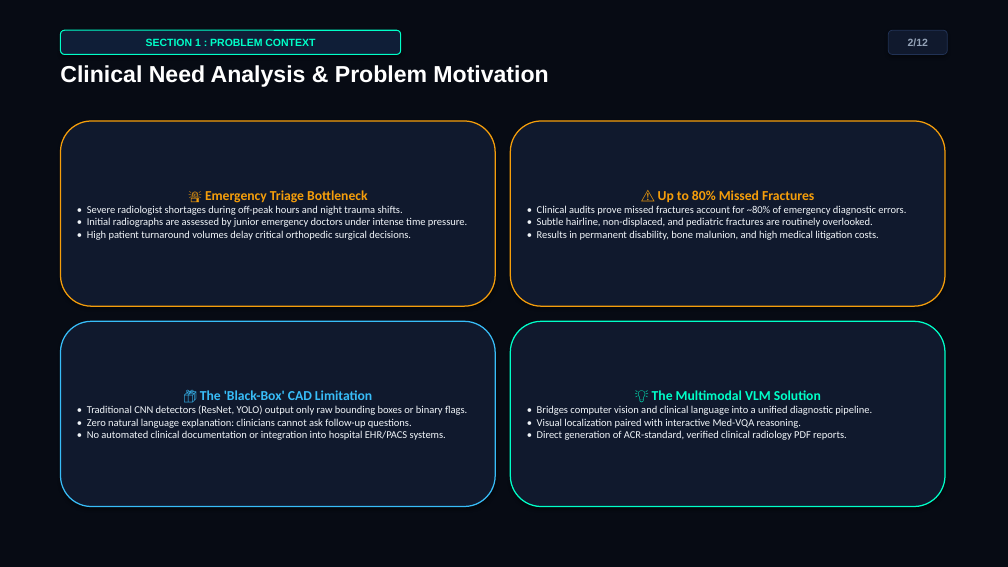
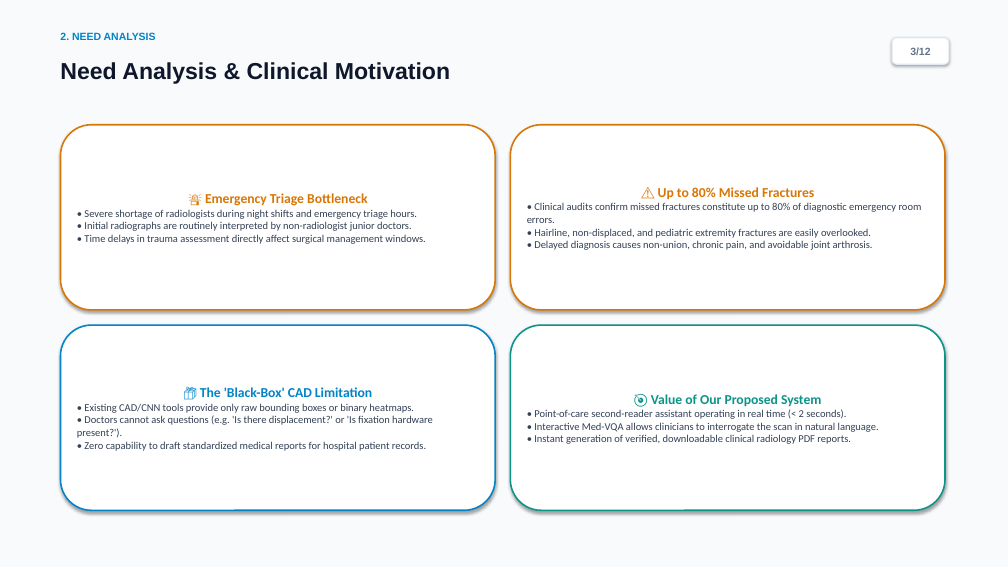
Before and after one commit to Sahanawaz233/medical-vlm-fracatlas, a slide deck: slide 3 of Review_1_Presentation.pptx (slide 2 before the commit). Drawn at 1008x567 pixels with LibreOffice and Linux fonts; fonts in the diff are those of the drawing. Boxes give left, top, right and bottom in pixels: in the first picture for what was removed or moved away, otherwise in the second. Text is boxed around its words. In the diff, an @@ line names an element or a change of style, - is before the commit and + after.

```diff
--- a/Review_1_Presentation.pptx
+++ b/Review_1_Presentation.pptx
@@ rectangle at [0,0,1008,567]: fill #070B14 to #F8FAFC @@
@@ rounded rectangle removed at [60,30,401,54] @@
-SECTION 1 : PROBLEM CONTEXT
@@ text added at [60,32,156,40], 10 pt, text #0284C7, bold @@
+2. NEED ANALYSIS
@@ rounded rectangle "3/12": place and size @@
-rounded rectangle "3/12" at [889,30,948,54]
+rounded rectangle "3/12" at [892,38,949,64]
@@ rounded rectangle "3/12" at [892,38,949,64]: fill #10192D to #FFFFFF; outline #213255 0.75 pt to #E2E8F0 1 pt @@
@@ text in rounded rectangle at [910,47,930,55]: text changed; text colour #94A3B8 to #64748B @@
-2/12
+3/12
@@ text at [60,62,450,84]: text changed; text colour #FFFFFF to #0F172A @@
-Clinical Need Analysis & Problem Motivation
+Need Analysis & Clinical Motivation
@@ rounded rectangle "🚨 Emergency Triage Bottleneck" at [60,125,495,310]: fill #10192D to #FFFFFF; outline #F59E0B 1.2 pt to #D97706 1.5 pt @@
@@ rounded rectangle "⚠️ Up to 80% Missed ..." at [510,125,945,310]: fill #10192D to #FFFFFF; outline #F59E0B 1.2 pt to #D97706 1.5 pt @@
@@ text in rounded rectangle at [84,209,426,244]: text changed; text colour #F1F5F9 to #334155 @@
-• Severe radiologist shortages during off-peak hours and night trauma shifts.
-• Initial radiographs are assessed by junior emergency doctors under intense time pressure.
-• High patient turnaround volumes delay critical orthopedic surgical decisions.
+• Severe shortage of radiologists during night shifts and emergency triage hours.
+• Initial radiographs are routinely interpreted by non-radiologist junior doctors.
+• Time delays in trauma assessment directly affect surgical management windows.
@@ text in rounded rectangle at [205,193,367,206]: text colour #F59E0B to #D97706 in "🚨 Emergency Triage Bottleneck" @@
@@ text in rounded rectangle at [527,202,922,250]: text changed; text colour #F1F5F9 to #334155 @@
-• Clinical audits prove missed fractures account for ~80% of emergency diagnostic errors.
-• Subtle hairline, non-displaced, and pediatric fractures are routinely overlooked.
-• Results in permanent disability, bone malunion, and high medical litigation costs.
+• Clinical audits confirm missed fractures constitute up to 80% of diagnostic emergency room errors.
+• Hairline, non-displaced, and pediatric extremity fractures are easily overlooked.
+• Delayed diagnosis causes non-union, chronic pain, and avoidable joint arthrosis.
@@ text in rounded rectangle at [658,187,814,199]: text colour #F59E0B to #D97706 in "⚠️ Up to 80% Missed Fractures" @@
@@ rounded rectangle "📦 The 'Black-Box' CAD Limitation" at [60,325,495,510]: fill #10192D to #FFFFFF; outline #38BDF8 1.2 pt to #0284C7 1.5 pt @@
@@ 4 rounded rectangles: place and size @@
-4 rounded rectangles at [60,121,945,507]
+4 rounded rectangles at [60,125,945,510]
@@ rounded rectangle "🎯 Value of Our Proposed ..." at [510,325,945,510]: fill #10192D to #FFFFFF; outline #00FFC8 1.2 pt to #0D9488 1.5 pt @@
@@ text in rounded rectangle at [200,387,372,397]: text colour #38BDF8 to #0284C7 in "📦 The 'Black-Box' CAD Limitation" @@
@@ text in rounded rectangle at [77,403,433,451]: text changed; text colour #F1F5F9 to #334155 @@
-• Traditional CNN detectors (ResNet, YOLO) output only raw bounding boxes or binary flags.
-• Zero natural language explanation: clinicians cannot ask follow-up questions.
-• No automated clinical documentation or integration into hospital EHR/PACS systems.
+• Existing CAD/CNN tools provide only raw bounding boxes or binary heatmaps.
+• Doctors cannot ask questions (e.g. 'Is there displacement?' or 'Is fixation hardware present?').
+• Zero capability to draft standardized medical reports for hospital patient records.
@@ text in rounded rectangle at [534,394,879,444]: text changed; text colour #F1F5F9 to #334155 @@
-💡 The Multimodal VLM Solution
-• Bridges computer vision and clinical language into a unified diagnostic pipeline.
-• Visual localization paired with interactive Med-VQA reasoning.
-• Direct generation of ACR-standard, verified clinical radiology PDF reports.
+🎯 Value of Our Proposed System
+• Point-of-care second-reader assistant operating in real time (< 2 seconds).
+• Interactive Med-VQA allows clinicians to interrogate the scan in natural language.
+• Instant generation of verified, downloadable clinical radiology PDF reports.
```
Also in this commit, not shown: 5 other slides changed, 6 slides added, 6 slides removed, 1 other file.
